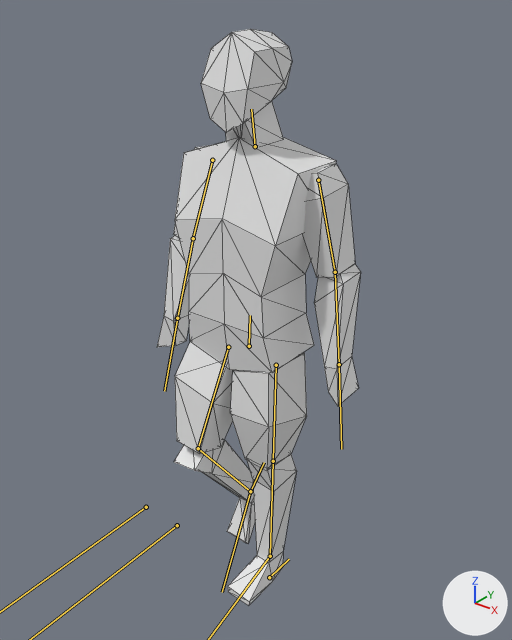
One commit to the glTF model Import/Player.glb: the scene before it, then after it.
Before and after are seen from a 50 mm lens placed at (1.293, -1.581, 1.992), pointed at (-0.007, 0.045, 0.984). Lighting does not change. The marker at lower right points along +X, +Y and +Z. Both versions are drawn at frame 29 of the action 'Walk_Loop'; the numbers are the values there. The bones that bend it are drawn over the model as lines. Mesh edges are drawn as thin lines.
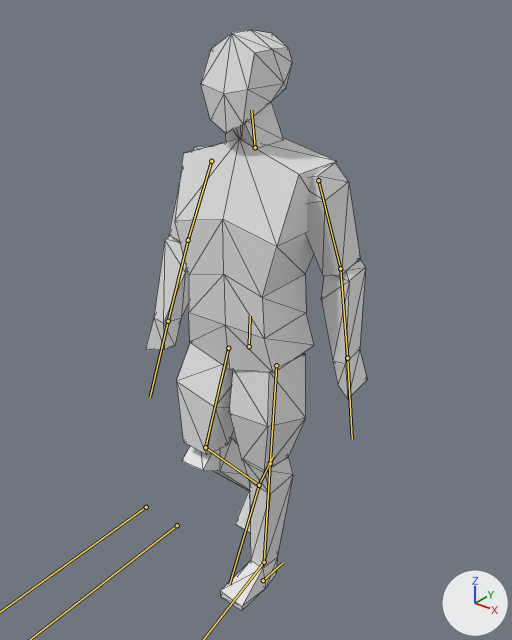
Boxes (x1, y1, x2, y2) around the edits, measured in the pictures (512 x 640 px):
'Cube', posed (9% wider)
    before: (157, 29, 361, 605)
    after: (145, 30, 367, 611)
bone 'UpperArm.L', root to tip
    before: (318, 180) to (335, 272)
    after: (318, 180) to (340, 268)
bone 'LowerArm.L', root to tip
    before: (335, 272) to (339, 364)
    after: (340, 268) to (347, 358)
bone 'UpperLeg.L', root to tip
    before: (276, 365) to (273, 461)
    after: (276, 365) to (270, 463)
bone 'UpperArm.R', root to tip
    before: (212, 160) to (193, 238)
    after: (211, 161) to (188, 240)
bone 'UpperLeg.R', root to tip
    before: (228, 347) to (198, 448)
    after: (228, 348) to (205, 447)
bone 'LowerLeg.R', root to tip
    before: (198, 448) to (250, 491)
    after: (205, 447) to (259, 485)
bone 'Foot.R', root to tip
    before: (250, 491) to (222, 592)
    after: (259, 485) to (229, 584)

The change in detail:
Bone 'UpperArm.L' (bone_upperarm_l) turns from (-5, 1, 0) to (-11, 3, 0) degrees about its own x, y and z.
Bone 'LowerArm.L' (bone_lowerarm_l) turns from (2, 0, 0) to (5, -1, 0) degrees about its own x, y and z.
Bone 'UpperLeg.L' (bone_upperleg_l) turns from (-1, 5, -1) to (2, 6, 0) degrees about its own x, y and z.
Bone 'UpperArm.R' (bone_upperarm_r) turns from (3, 1, 0) to (8, 2, 0) degrees about its own x, y and z.
Bone 'UpperLeg.R' (bone_upperleg_r) turns from (21, -2, -4) to (15, -2, -4) degrees about its own x, y and z.
Bone 'LowerLeg.R' (bone_lowerleg_r) turns from (-53, 4, 8) to (-50, 4, 8) degrees about its own x, y and z.
Bone 'Foot.R' (bone_foot_r) turns from (-12, -1, -5) to (-8, -1, -5) degrees about its own x, y and z.
